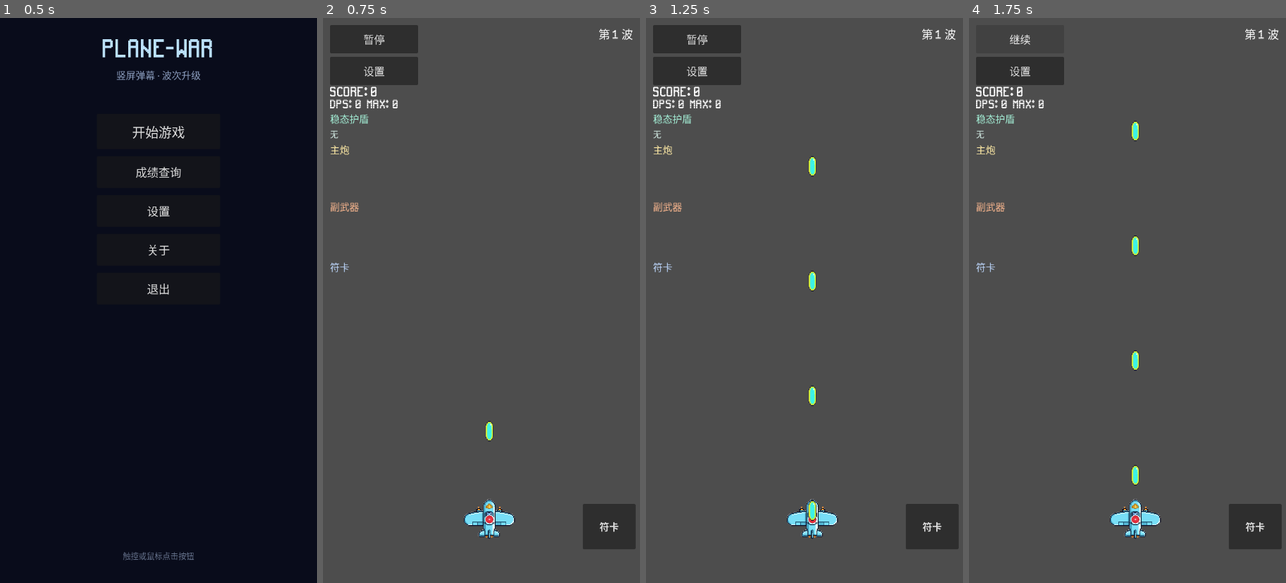
Above: before the commit, frames 1-4 (left to right).
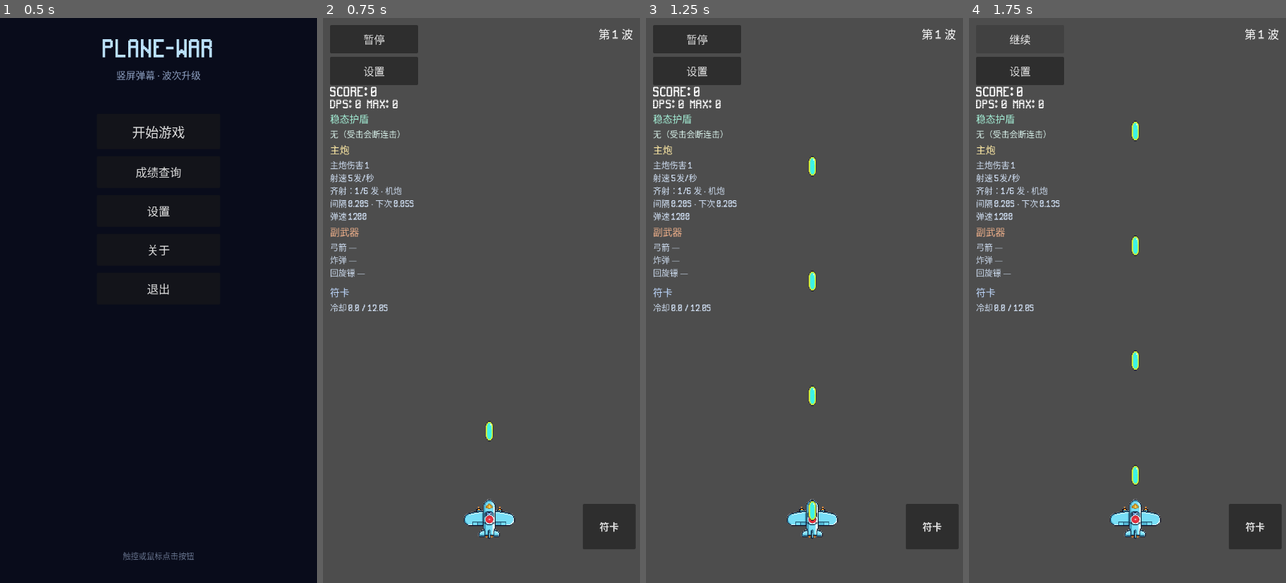
Above: after the commit, the same moments.

Repository: qingzhixing/plane-war
Game: Godot game, scene res://scenes/MainMenu.tscn
Two runs of this game, one before a commit and one after it. Both use one fixed random seed, a clock stepped at 60 frames per second and the inputs below. Sound files missing from this copy of the repository are replaced by a short silence.
Inputs:
- Up to frame 1 (0.5 s): no input
- Up to frame 2 (0.75 s): click "开始游戏" at 0.5 s
- Up to frame 3 (1.25 s): no input
- Up to frame 4 (1.75 s): click "暂停" at 1.25 s

Frame 1 is identical in both runs. In frame 2, 1.2% of the frame differs, in the area x 2-29%, y 19-52%; in frame 3, 1.2%; in frame 4, 1.2%.

Commit message:
🎨 UI: 主炮伤害合并溢出、超攻速上限才显示封顶
Made-with: Cursor

Diff:
--- a/scripts/hud.gd
+++ b/scripts/hud.gd
@@ -28,7 +28,6 @@
 @onready var _combo_label: Label = %ComboLabel
 @onready var _dps_label: Label = %DpsLabel
 @onready var _shield_stats: Label = %ShieldStatsLabel
-@onready var _overflow_stats: Label = %OverflowStatsLabel
 @onready var _main_gun_stats: RichTextLabel = %MainGunStatsLabel
 @onready var _side_weapon_stats: RichTextLabel = %SideWeaponStatsLabel
 @onready var _spell_stats: RichTextLabel = %SpellStatsLabel
@@ -57,8 +56,6 @@
 	for n in [
 		get_node_or_null("Root/LeftStatsVBox/ShieldTitleLabel"),
 		_shield_stats,
-		get_node_or_null("Root/LeftStatsVBox/OverflowTitleLabel"),
-		_overflow_stats,
 		get_node_or_null("Root/LeftStatsVBox/MainGunTitleLabel"),
 		_main_gun_stats,
 		get_node_or_null("Root/LeftStatsVBox/SideWeaponTitleLabel"),
@@ -390,7 +387,7 @@
 
 
 func _update_stats_label() -> void:
-	if _main_gun_stats == null or _side_weapon_stats == null or _spell_stats == null or _shield_stats == null or _overflow_stats == null:
+	if _main_gun_stats == null or _side_weapon_stats == null or _spell_stats == null or _shield_stats == null:
 		return
 	const C_FR := "#ffcc66"
 	const C_BS := "#7eb8da"
@@ -426,18 +423,31 @@
 		var eff_dmg := 1.0
 		if _player.has_method("get_effective_main_bullet_damage"):
 			eff_dmg = float(_player.get_effective_main_bullet_damage())
+		var ov_contrib := 0.0
+		if _player.has_method("get_main_damage_overflow_contribution_for_hud"):
+			ov_contrib = float(_player.get_main_damage_overflow_contribution_for_hud())
+		var base_dmg := maxf(0.1, eff_dmg - ov_contrib)
 		var dmg_line := "主炮伤害 "
-		if absf(eff_dmg - roundf(eff_dmg)) < 0.05:
-			dmg_line += "%d" % int(roundf(eff_dmg))
-		else:
-			dmg_line += "%.1f" % eff_dmg
+		if ov_contrib > 0.005:
+			if absf(base_dmg - roundf(base_dmg)) < 0.05 and absf(ov_contrib - roundf(ov_contrib)) < 0.05:
+				dmg_line += "%d [color=%s][+%d][/color]" % [int(roundf(base_dmg)), C_FR, int(roundf(ov_contrib))]
+			elif absf(base_dmg - roundf(base_dmg)) < 0.05:
+				dmg_line += "%d [color=%s][+%.2f][/color]" % [int(roundf(base_dmg)), C_FR, ov_contrib]
+			else:
+				dmg_line += "%.1f [color=%s][+%.2f][/color]" % [base_dmg, C_FR, ov_contrib]
+		else:
+			if absf(eff_dmg - roundf(eff_dmg)) < 0.05:
+				dmg_line += "%d" % int(roundf(eff_dmg))
+			else:
+				dmg_line += "%.1f" % eff_dmg
 		main_lines.append(dmg_line)
-		main_lines.append("理论射速 %.0f/s · 实际射速 %.0f/s" % [rof_theory, rof_actual])
 		var cap_h: float = 75.0
 		if _player.get("max_main_rof") != null:
 			cap_h = float(_player.max_main_rof)
-		if rof_theory > cap_h + 1.0:
-			main_lines.append("[color=%s]超 %.0f/s 部分已转攻击（封顶 %.0f/s）[/color]" % [C_FR, cap_h, cap_h])
+		if rof_theory > cap_h + 0.5:
+			main_lines.append("理论射速 %.0f发/秒 · 实际射速 %.0f发/秒（封顶 %.0f发/秒）" % [rof_theory, rof_actual, cap_h])
+		else:
+			main_lines.append("射速 %.0f发/秒" % rof_actual)
 		if fr_mult > 1.009:
 			main_lines.append("[color=%s]连击攻速×%.2f[/color]" % [C_FR, fr_mult])
 		main_lines.append("齐射：%d/%d 发 · %s" % [bc, bmax, mode_str])
@@ -452,23 +462,6 @@
 		if bs_mult > 1.009:
 			spd_line += "  [color=%s]基数%.0f · 连击+%.0f%%[/color]" % [C_BS, base_spd, (bs_mult - 1.0) * 100.0]
 		main_lines.append(spd_line)
-		# 攻速溢出转化：独立统计块（与主炮块分开）
-		if _player.has_method("get_theoretical_main_rof") and _player.has_method("get_rof_overflow_damage_for_hud"):
-			var ov2: float = float(_player.get_rof_overflow_damage_for_hud())
-			var th2: float = float(_player.get_theoretical_main_rof())
-			if ov2 > 0.001:
-				var cap_r: float = 75.0
-				if _player.get("max_main_rof") != null:
-					cap_r = float(_player.max_main_rof)
-				var pct: float = (th2 - cap_r) / cap_r * 100.0
-				_overflow_stats.text = "理论射速 %.0f/s（实际 %.0f/s）\n溢出 %.1f%% · 1%%→0.02 伤\n转化攻击 +%.2f" % [th2, cap_r, pct, ov2]
-			else:
-				var cap2: float = 75.0
-				if _player.get("max_main_rof") != null:
-					cap2 = float(_player.max_main_rof)
-				_overflow_stats.text = "无（理论 %.0f/s ≤ %.0f/s）" % [th2, cap2]
-		else:
-			_overflow_stats.text = "—"
 		if _player.has_method("has_weapon_unlocked") and _player.has_weapon_unlocked("arrow"):
 			var ar := float(_player.arrow_auto_interval) if "arrow_auto_interval" in _player else 1.4
 			var ar_rem := 0.0
--- a/scripts/player.gd
+++ b/scripts/player.gd
@@ -380,6 +380,11 @@
 
 func get_rof_overflow_damage_for_hud() -> float:
 	return _rof_overflow_damage
+
+
+## HUD：溢出部分进乘区后的单发加成（与 get_effective_main_bullet_damage 中溢出项一致）
+func get_main_damage_overflow_contribution_for_hud() -> float:
+	return float(_rof_overflow_damage) * _damage_multiplier
 
 
 func get_theoretical_main_rof() -> float:
--- a/scripts/upgrade_ui.gd
+++ b/scripts/upgrade_ui.gd
@@ -4,7 +4,7 @@
 
 const UPGRADES: Array[Dictionary] = [
 	# 主武器：基础子弹
-	{"id": "fire_rate", "name": "速射机炮", "desc": "主武器间隔 -15%；超 75发/s 的攻速按%转攻击力"},
+	{"id": "fire_rate", "name": "速射机炮", "desc": "主武器间隔 -15%；超 75发/秒 的攻速按%转攻击力"},
 	{"id": "damage_percent", "name": "高爆弹头", "desc": "主武器伤害 +20%"},
 	{"id": "multi_shot", "name": "双联机炮", "desc": "主武器弹数 +1"},
 	{"id": "bullet_speed", "name": "高初速弹体", "desc": "主武器弹速 +12%"},
Not shown: 1 places in scenes/Main.tscn that only renumber resources
